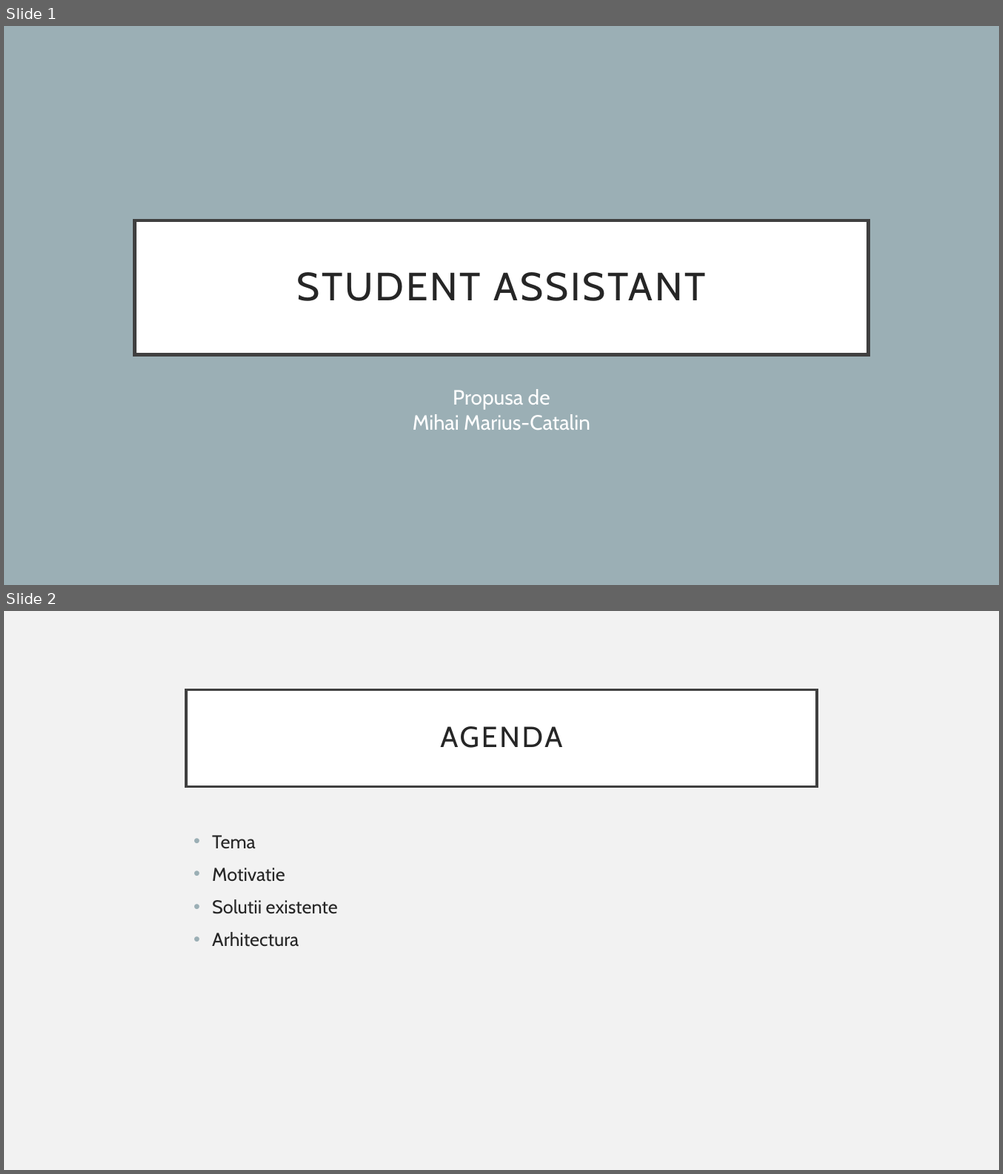
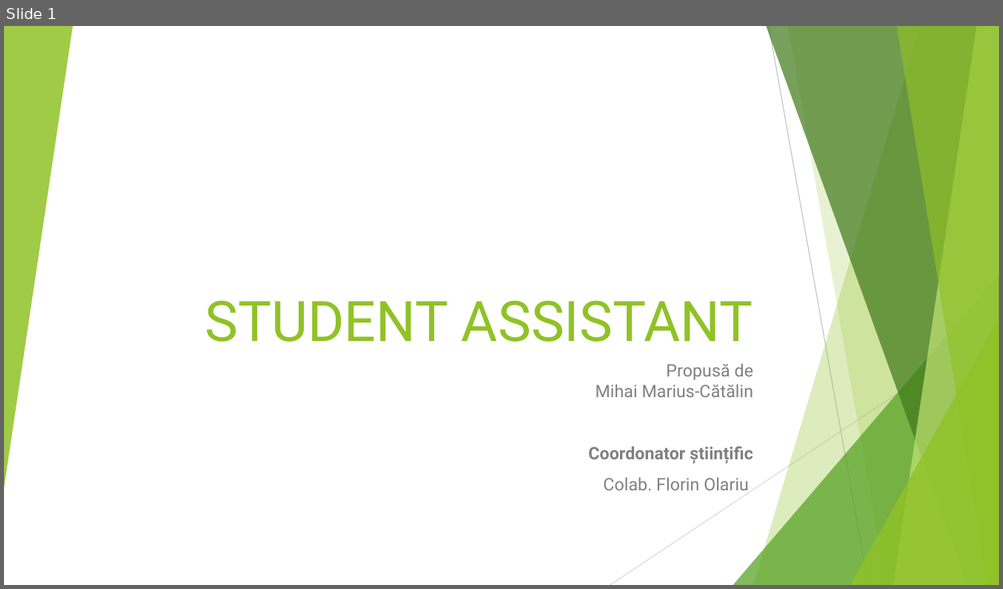
Before and after one commit to MihaiCatalin97/StudentAssistant, a slide deck: Licenta2020MihaiMariusCatalin/Prezentare.pptx. Shown one above the other, each under a label of ours: slides 1 and 2 before the commit, slide 1 after it. The pictures are 1003x1174 and 1003x589 pixels, drawn with LibreOffice and Linux fonts; fonts in the diff are those of the drawing. Boxes give left, top, right and bottom in pixels: in the first picture for what was removed or moved away, otherwise in the second. Text is boxed around its words. In the diff, an @@ line names an element or a change of style, - is before the commit and + after.

```diff
--- a/Licenta2020MihaiMariusCatalin/Prezentare.pptx
+++ b/Licenta2020MihaiMariusCatalin/Prezentare.pptx
@@ slide 2 removed at (x1=4, y1=611, x2=999, y2=1170), background #F2F2F2 @@
@@ title removed at (x1=186, y1=689, x2=817, y2=786) @@
-AGENDA
@@ text removed at (x1=212, y1=835, x2=338, y2=947) @@
-• Tema
-• Motivatie
-• Solutii existente
-• Arhitectura
@@ slide 1 changed as well @@
@@ background #9BAFB5 to #FFFFFF @@
@@ group added at (x1=4, y1=26, x2=999, y2=585): 5 freeform shapes, 3 triangles, 2 lines @@
@@ title "STUDENT ASSISTANT" moved from (x1=134, y1=221, x2=868, y2=355) to (x1=205, y1=301, x2=753, y2=342) @@
@@ title "STUDENT ASSISTANT" at (x1=205, y1=301, x2=753, y2=342): size 38 to 54 pt, font Cabin to Roboto, text colour #262626 to #90C226, letter spacing 2 to 0 pt; alignment centre to right; line spacing 0.9 to 1; vertical alignment middle to bottom; fill #FFFFFF to none; outline #404040 3 pt to none @@
@@ subtitle at (x1=588, y1=363, x2=754, y2=491): text changed; size 20 to 16.6 pt; font Cabin to Roboto; text colour #FFFFFF to #808080 @@
-Propusa de
-Mihai Marius-Catalin
+Propusă de
+Mihai Marius-Cătălin
+Coordonator științific
+Colab. Florin Olariu
```
Also in this commit, not shown: 1 other slide changed, 7 slides added, 4 other slides removed, 2 other files.
